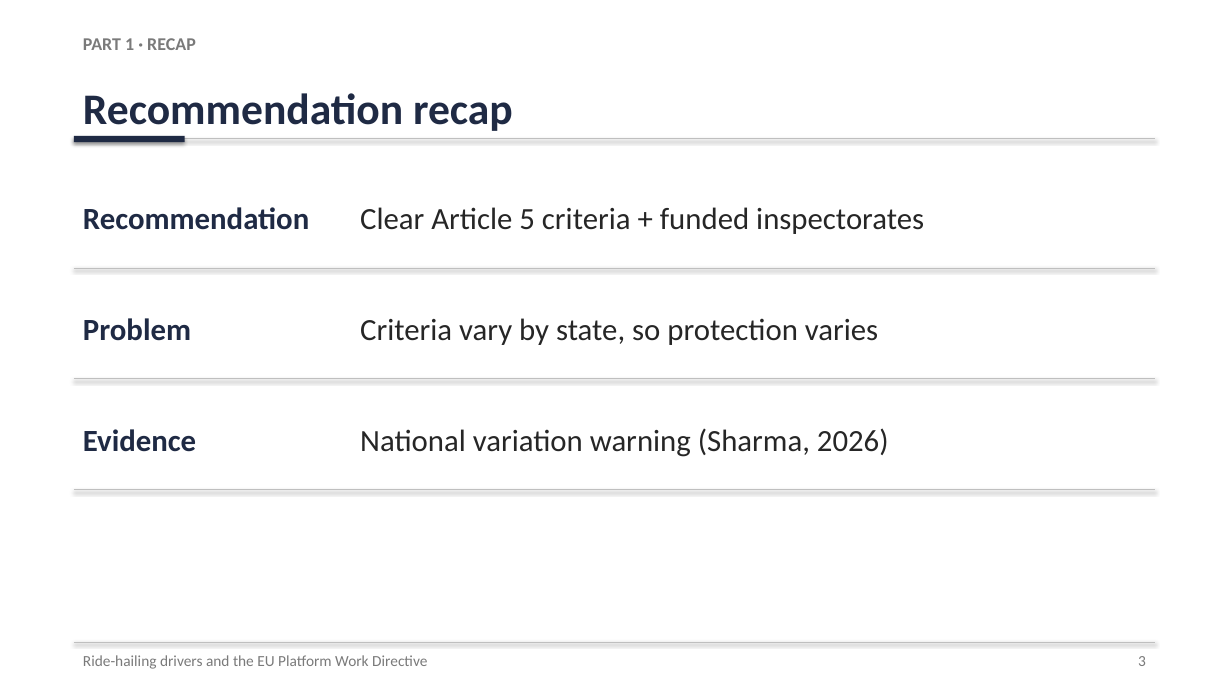
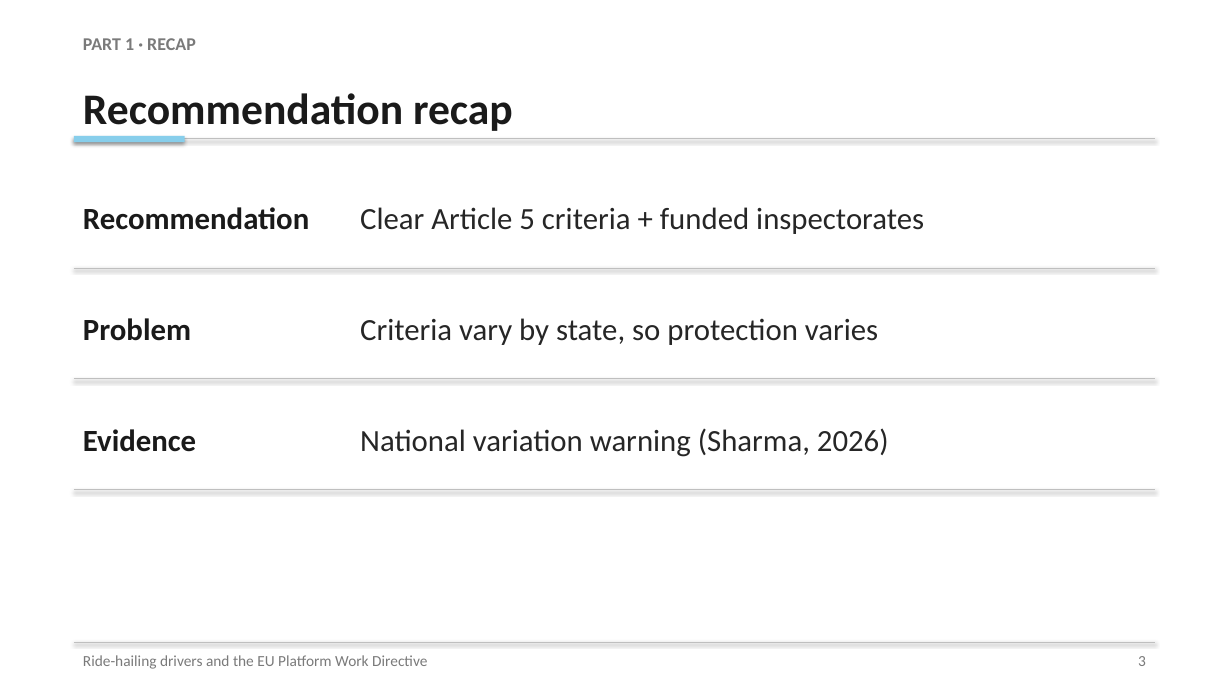
Before and after one commit to karanrg22-svg/skill, a slide deck: slide 3 of Ride-Hailing_Presentation.pptx. Drawn at 1232x693 pixels with LibreOffice and Linux fonts; fonts in the diff are those of the drawing. Boxes give left, top, right and bottom in pixels: in the first picture for what was removed or moved away, otherwise in the second. Text is boxed around its words. In the diff, an @@ line names an element or a change of style, - is before the commit and + after.

```diff
--- a/Ride-Hailing_Presentation.pptx
+++ b/Ride-Hailing_Presentation.pptx
@@ rectangle at <box>74,136,185,142</box>: fill #1F2A44 to #87CEEB @@
@@ text colour #1F2A44 to #1A1A1A in 4 elements at <box>83,93,513,131</box>, <box>83,207,309,230</box>, <box>83,318,191,341</box>, <box>83,429,196,452</box> @@
```
Also in this commit, not shown: 10 other slides changed.
